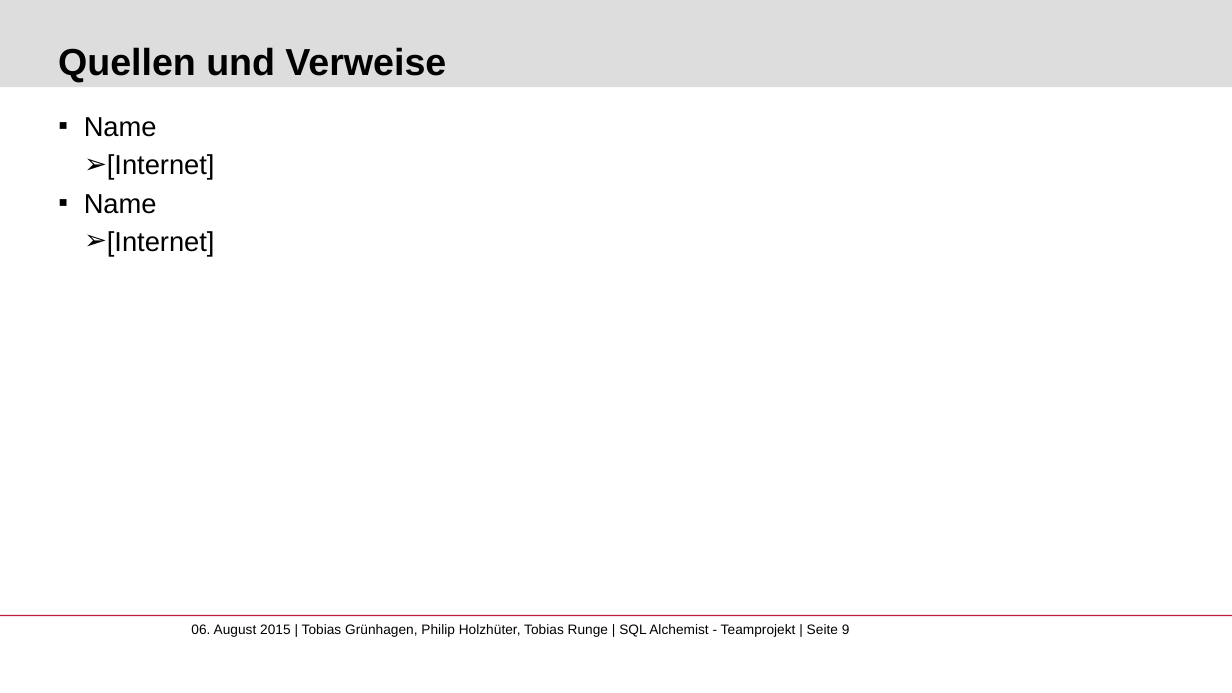
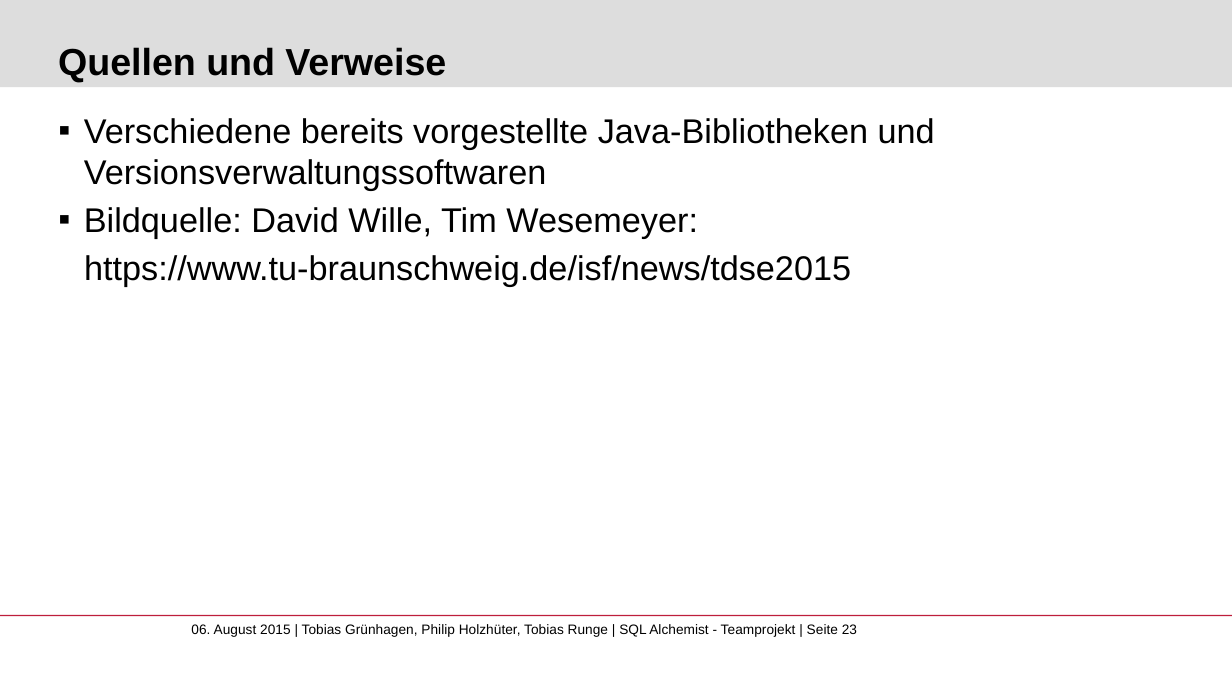
Before and after one commit to ifis-tu-bs/SQL-Alchemist-Teamprojekt, a slide deck: slide 23 of docs/Präsentation_SQL Alchemist Teamprojekt_Tobias Grünhagen_Philip Holzhüter_Tobias Runge.pptx (slide 9 before the commit). Drawn at 1232x693 pixels with LibreOffice and Linux fonts; fonts in the diff are those of the drawing; background and template pictures are left out. Boxes give left, top, right and bottom in pixels: in the first picture for what was removed or moved away, otherwise in the second. Text is boxed around its words. In the diff, an @@ line names an element or a change of style, - is before the commit and + after.

```diff
--- a/docs/Präsentation_SQL Alchemist Teamprojekt_Tobias Grünhagen_Philip Holzhüter_Tobias Runge.pptx
+++ b/docs/Präsentation_SQL Alchemist Teamprojekt_Tobias Grünhagen_Philip Holzhüter_Tobias Runge.pptx
@@ text at <box>84,118,935,286</box>: text changed; size 16 to 20 pt @@
-  ▪ Name
-    ➢ [Internet]
-  ▪ Name
-    ➢ [Internet]
+  ▪ Verschiedene bereits vorgestellte Java-Bibliotheken und Versionsverwaltungssoftwaren
+  ▪ Bildquelle: David Wille, Tim Wesemeyer:
+    https://www.tu-braunschweig.de/isf/news/tdse2015
@@ text at <box>191,624,857,637</box>: text changed @@
-06. August 2015 | Tobias Grünhagen, Philip Holzhüter, Tobias Runge | SQL Alchemist - Teamprojekt | Seite 9
+06. August 2015 | Tobias Grünhagen, Philip Holzhüter, Tobias Runge | SQL Alchemist - Teamprojekt | Seite 23
```
Also in this commit, not shown: 2 other slides changed, 19 slides added, 5 slides removed, 5 other files.
